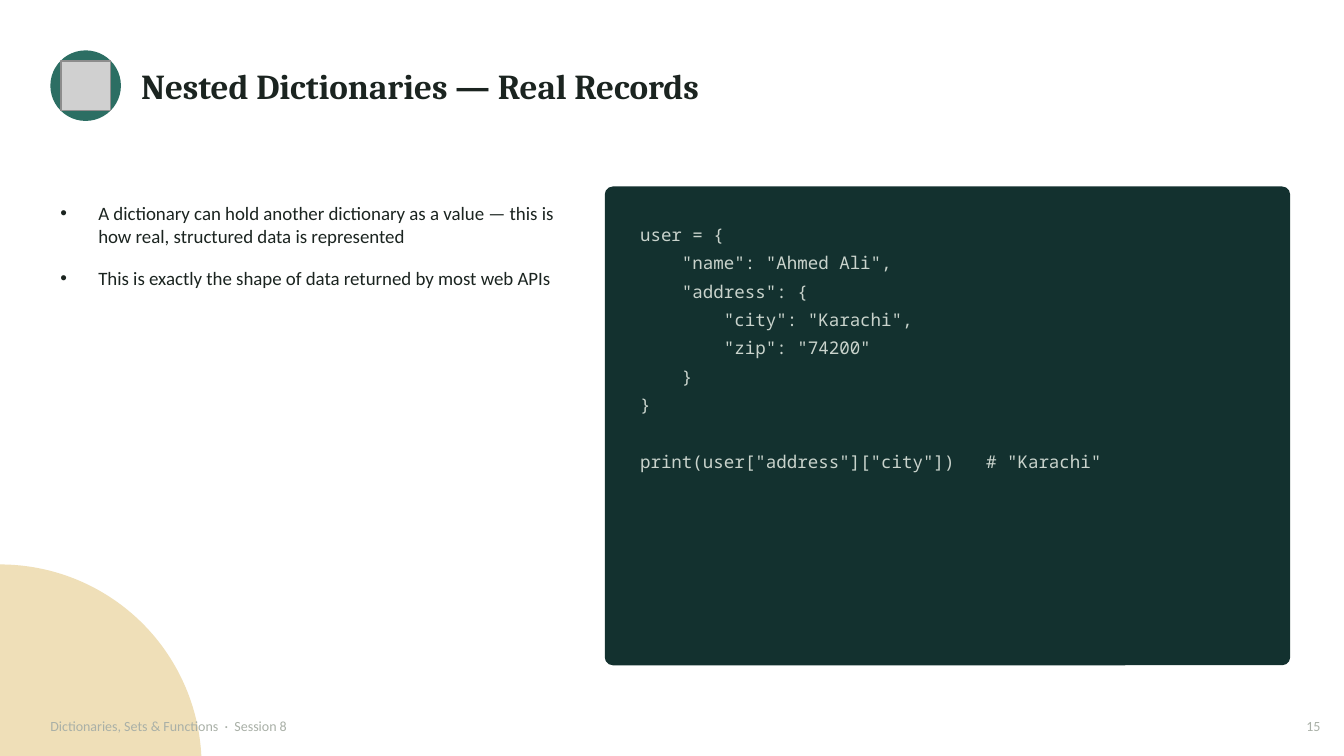
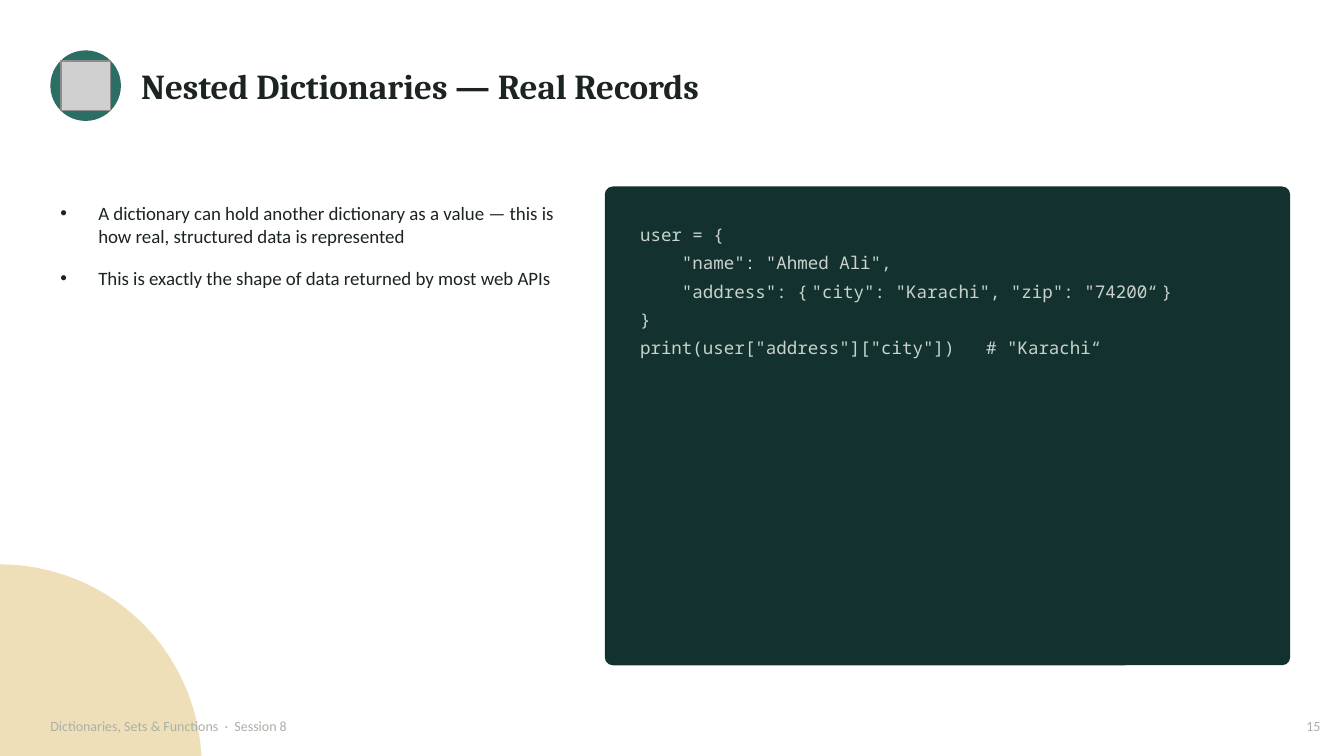
Before and after one commit to waseem-development/ai-ml-course, a slide deck: slide 15 of slides/1_python_slides/7_dicts_sets_functions.pptx. Drawn at 1344x756 pixels with LibreOffice and Linux fonts; fonts in the diff are those of the drawing; grey boxes stand for pictures. Boxes give left, top, right and bottom in pixels: in the first picture for what was removed or moved away, otherwise in the second. Text is boxed around its words. In the diff, an @@ line names an element or a change of style, - is before the commit and + after.

```diff
--- a/slides/1_python_slides/7_dicts_sets_functions.pptx
+++ b/slides/1_python_slides/7_dicts_sets_functions.pptx
@@ text at [682, 284, 1157, 303]: text changed @@
-"address": {
-"city": "Karachi",
-"zip": "74200"
+"address": { "city": "Karachi", "zip": "74200“ }
@@ text at [640, 340, 1101, 359]: text changed @@
-}
-print(user["address"]["city"]) # "Karachi"
+print(user["address"]["city"]) # "Karachi“
```
Also in this commit, not shown: 4 other files.
